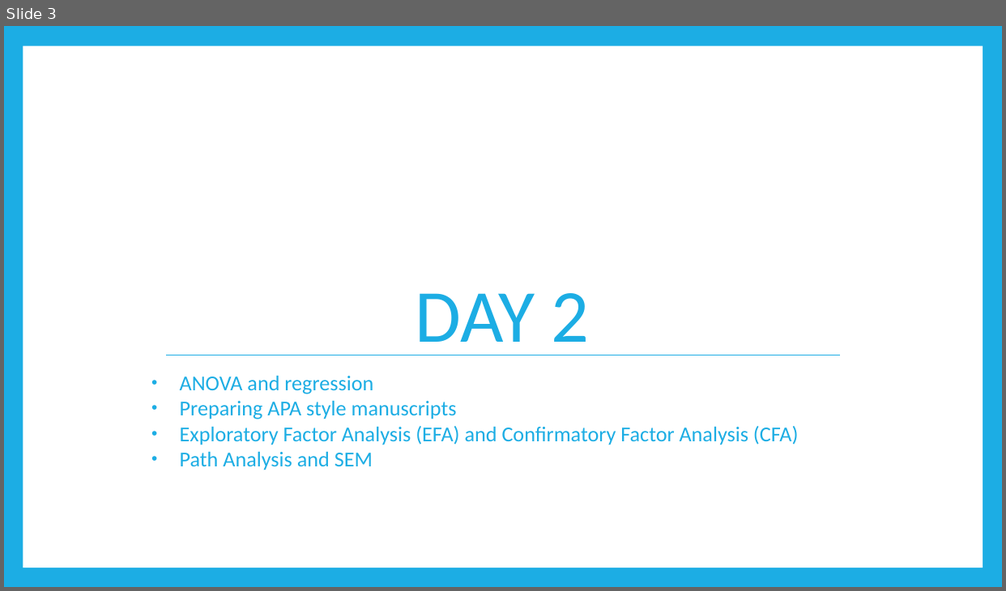
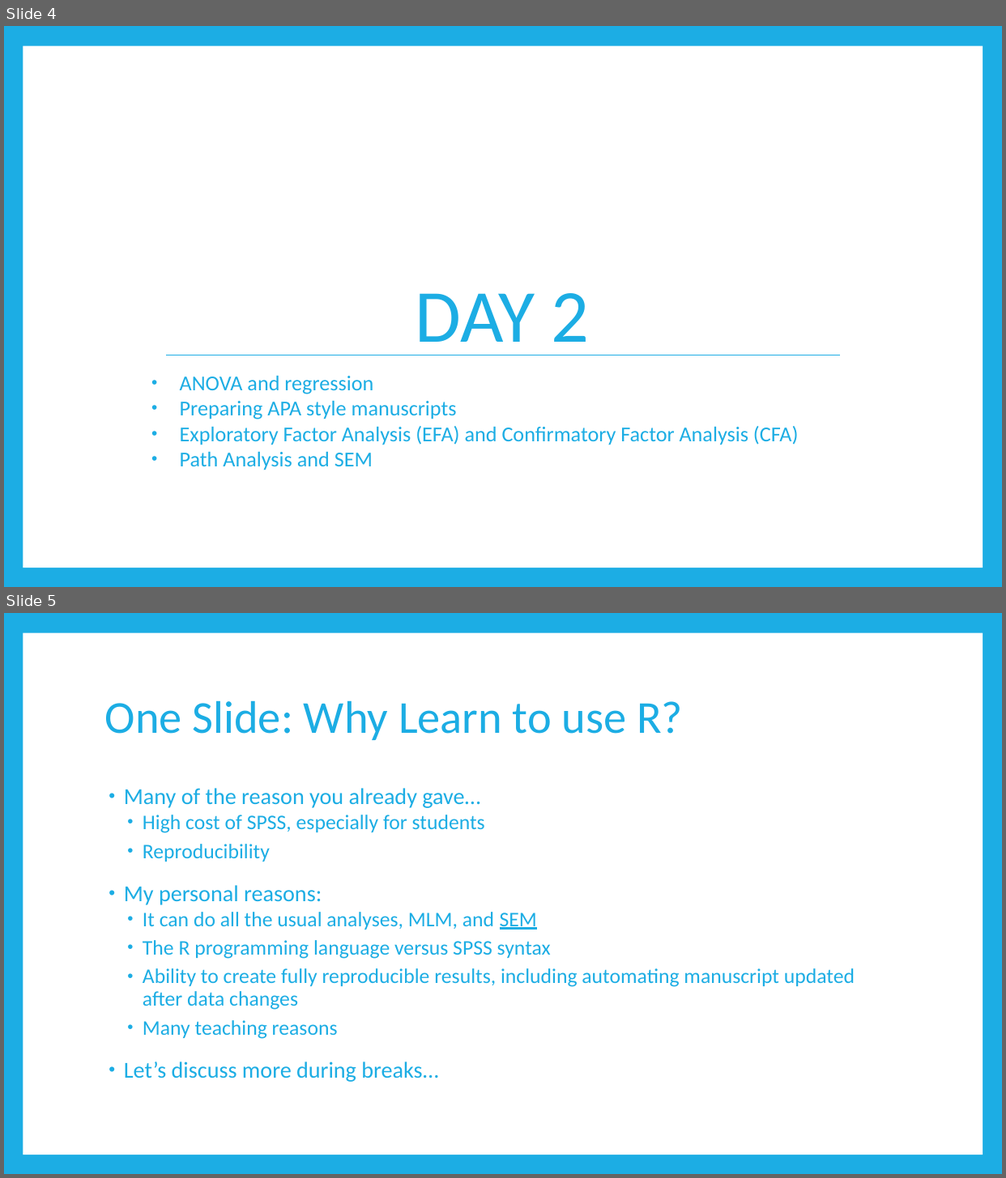
Before and after one commit to RandiLGarcia/datic-intro-to-r, a slide deck: docs/Day 1 Slides.pptx. Shown one above the other, each under a label of ours: slide 3 before the commit, slides 4 and 5 after it. The pictures are 1006x591 and 1006x1178 pixels, drawn with LibreOffice and Linux fonts; fonts in the diff are those of the drawing. Boxes give left, top, right and bottom in pixels: in the first picture for what was removed or moved away, otherwise in the second. Text is boxed around its words. In the diff, an @@ line names an element or a change of style, - is before the commit and + after.

```diff
--- a/docs/Day 1 Slides.pptx
+++ b/docs/Day 1 Slides.pptx
@@ slide 5 added at [4, 613, 1002, 1174], background #1CADE4; not listed: 1 template element that a slide beside it also shows @@
@@ title added at [105, 700, 683, 740], 44 pt, text #1CADE4 @@
+One Slide: Why Learn to use R?
@@ text added at [124, 788, 854, 1082], 20 pt, text #1CADE4 @@
+• Many of the reason you already gave…
+  • High cost of SPSS, especially for students
+  • Reproducibility
+• My personal reasons:
+  • It can do all the usual analyses, MLM, and SEM
+  • The R programming language versus SPSS syntax
+  • Ability to create fully reproducible results, including automating manuscript updated after data changes
+  • Many teaching reasons
+• Let’s discuss more during breaks…
@@ what was slide 3 is now slide 4 @@
```
Also in this commit, not shown: 15 slides changed, 12 other slides added, 7 slides removed, 11 other files.
